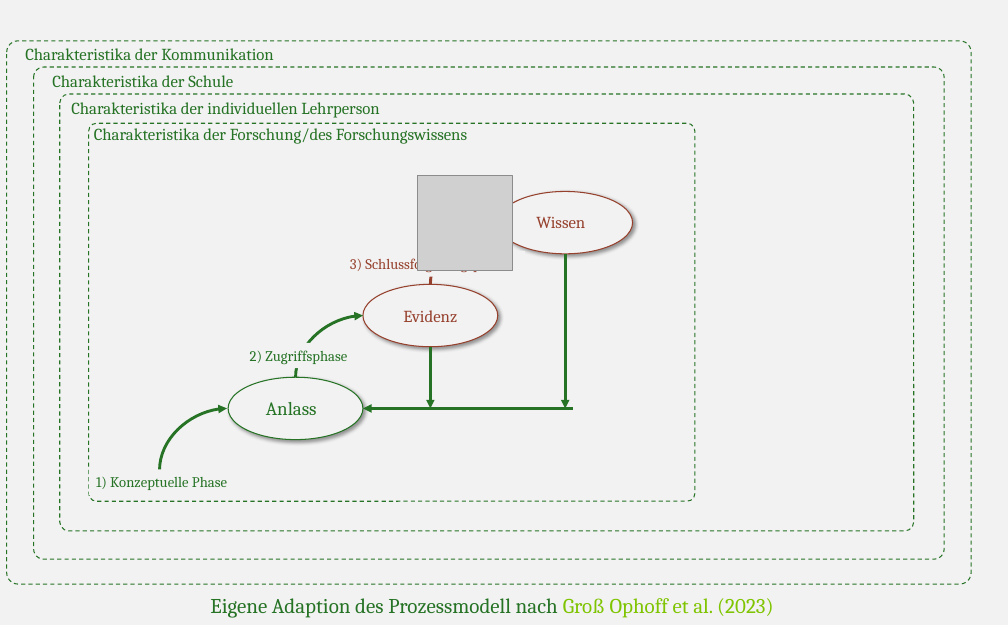
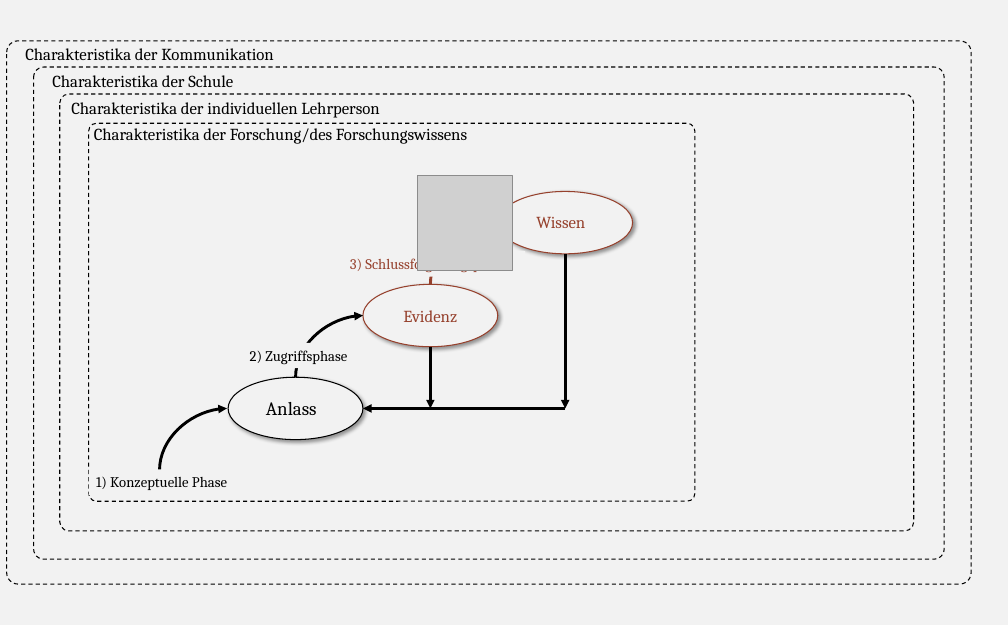
Before and after one commit to kirstinschmidt/Schmidt_Disputation, a slide deck: slide 11 of img/Groß_Ophoff et al (2023)_adapted_misslungen.pptx. Drawn at 1008x625 pixels with LibreOffice and Linux fonts; fonts in the diff are those of the drawing; grey boxes stand for pictures. Boxes give left, top, right and bottom in pixels: in the first picture for what was removed or moved away, otherwise in the second. Text is boxed around its words. In the diff, an @@ line names an element or a change of style, - is before the commit and + after.

```diff
--- a/img/Groß_Ophoff et al (2023)_adapted_misslungen.pptx
+++ b/img/Groß_Ophoff et al (2023)_adapted_misslungen.pptx
@@ text colour #267326 to #000000 in 7 elements at <box>52,75,233,87</box>, <box>71,102,379,118</box>, <box>94,128,467,144</box>, <box>250,350,347,365</box>, <box>96,476,227,490</box>, <box>266,402,317,415</box>, <box>25,48,274,60</box> @@
@@ outline #267326 1 pt dashed to #000000 1 pt dashed in 4 elements at <box>33,67,944,560</box>, <box>88,123,695,501</box>, <box>7,41,972,585</box>, <box>60,94,914,531</box> @@
@@ arrow (566, 254) - (566, 408): stroke #267326 2.75 pt to #000000 2.75 pt @@
@@ curved arrow (296, 377) - (363, 315): stroke #267326 2.75 pt to #000000 2.75 pt @@
@@ arrow (430, 347) - (430, 408): stroke #267326 2.75 pt to #000000 2.75 pt @@
@@ ellipse at <box>228,377,363,439</box>: outline #267326 1 pt to #000000 1 pt @@
@@ curved arrow (160, 470) - (227, 408): stroke #267326 2.75 pt to #000000 2.75 pt @@
@@ arrow moved from (573, 408) - (363, 408) to (566, 408) - (363, 408) @@
@@ arrow (566, 408) - (363, 408): stroke #267326 2.75 pt to #000000 2.75 pt @@
@@ text removed at <box>210,598,773,618</box> @@
-Eigene Adaption des Prozessmodell nach Groß Ophoff et al. (2023)
```
Also in this commit, not shown: 2 other slides changed, 33 other files.
